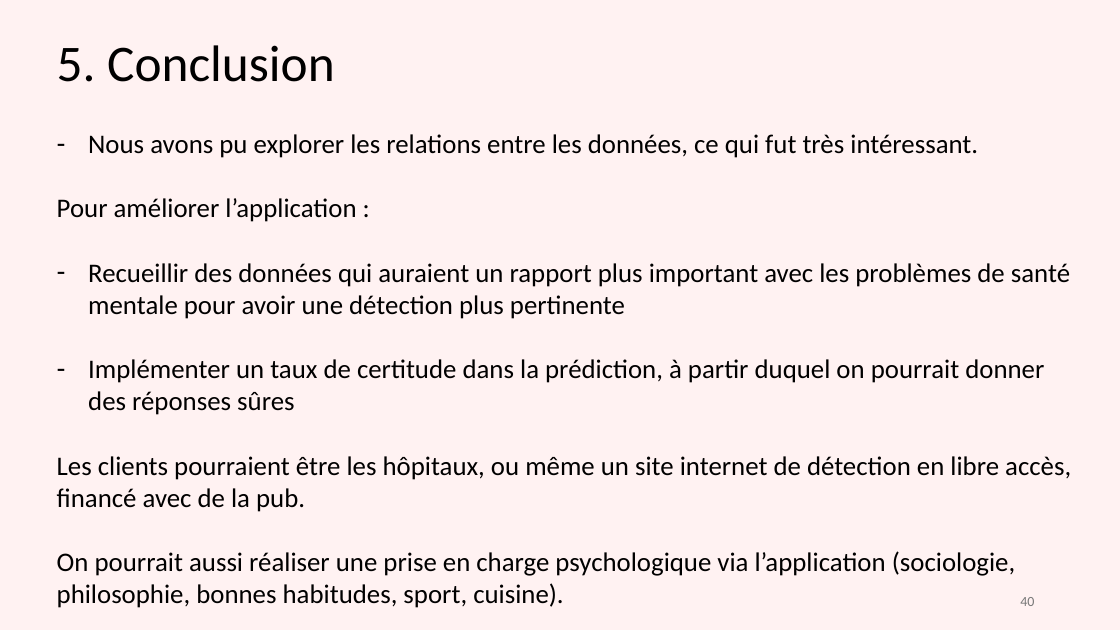
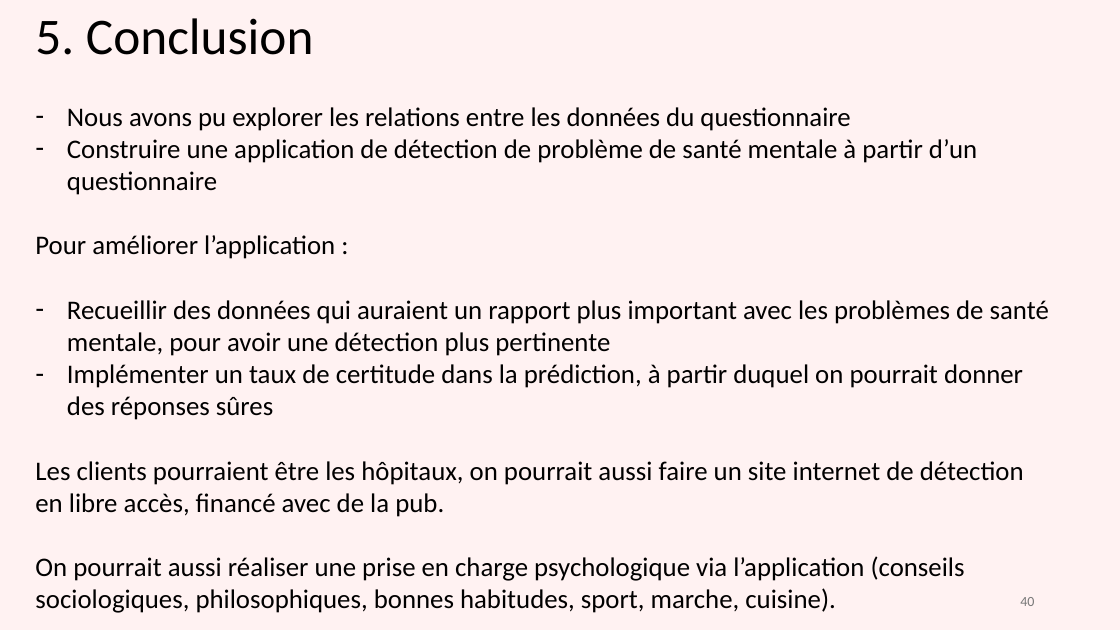
Before and after one commit to gdaume24/Projet-chef-oeuvre, a slide deck: slide 40 of E1/diapo.PPTX. Drawn at 1120x630 pixels with LibreOffice and Linux fonts; fonts in the diff are those of the drawing. Boxes give left, top, right and bottom in pixels: in the first picture for what was removed or moved away, otherwise in the second. Text is boxed around its words. In the diff, an @@ line names an element or a change of style, - is before the commit and + after.

```diff
--- a/E1/diapo.PPTX
+++ b/E1/diapo.PPTX
@@ text "5. Conclusion": place and size @@
-text "5. Conclusion" at bbox=[57, 45, 1071, 608]
+text "5. Conclusion" at bbox=[35, 18, 1049, 613]
@@ text at bbox=[67, 107, 977, 195]: text changed @@
-– Nous avons pu explorer les relations entre les données, ce qui fut très intéressant.
+– Nous avons pu explorer les relations entre les données du questionnaire
+– Construire une application de détection de problème de santé mentale à partir d’un questionnaire
@@ text at bbox=[67, 300, 1049, 356]: text changed @@
-– Recueillir des données qui auraient un rapport plus important avec les problèmes de santé mentale pour avoir une détection plus pertinente
+– Recueillir des données qui auraient un rapport plus important avec les problèmes de santé mentale, pour avoir une détection plus pertinente
@@ text at bbox=[35, 461, 1024, 613]: text changed @@
-Les clients pourraient être les hôpitaux, ou même un site internet de détection en libre accès, financé avec de la pub.
-On pourrait aussi réaliser une prise en charge psychologique via l’application (sociologie, philosophie, bonnes habitudes, sport, cuisine).
+Les clients pourraient être les hôpitaux, on pourrait aussi faire un site internet de détection en libre accès, financé avec de la pub.
+On pourrait aussi réaliser une prise en charge psychologique via l’application (conseils sociologiques, philosophiques, bonnes habitudes, sport, marche, cuisine).
```
